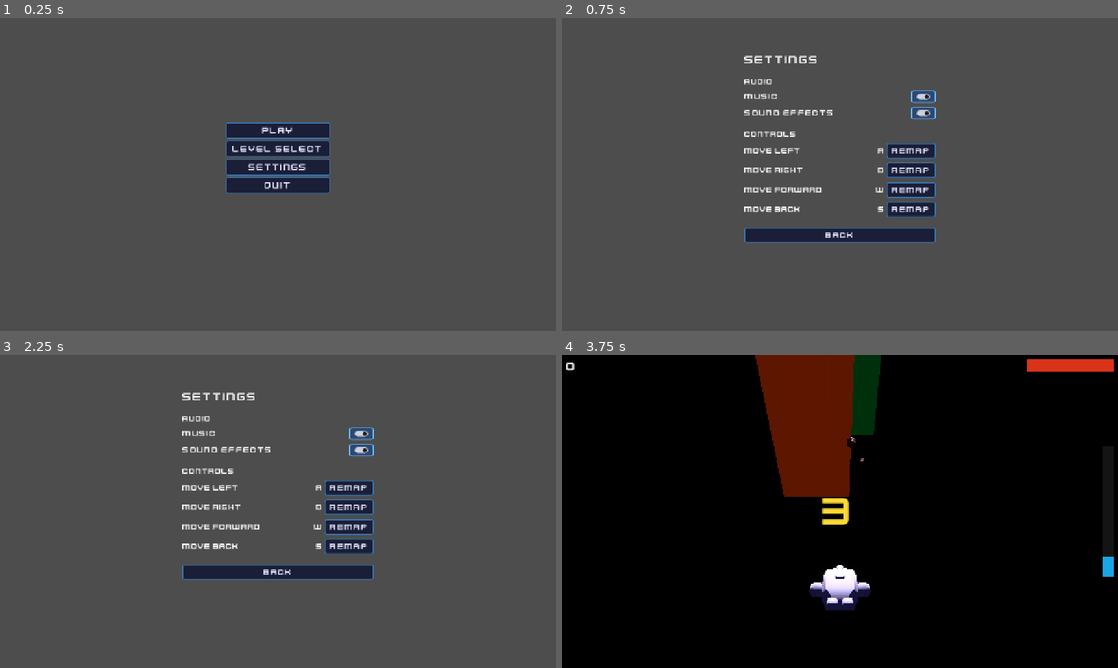
Above: before the commit, frames 1-4 (two rows, left to right).
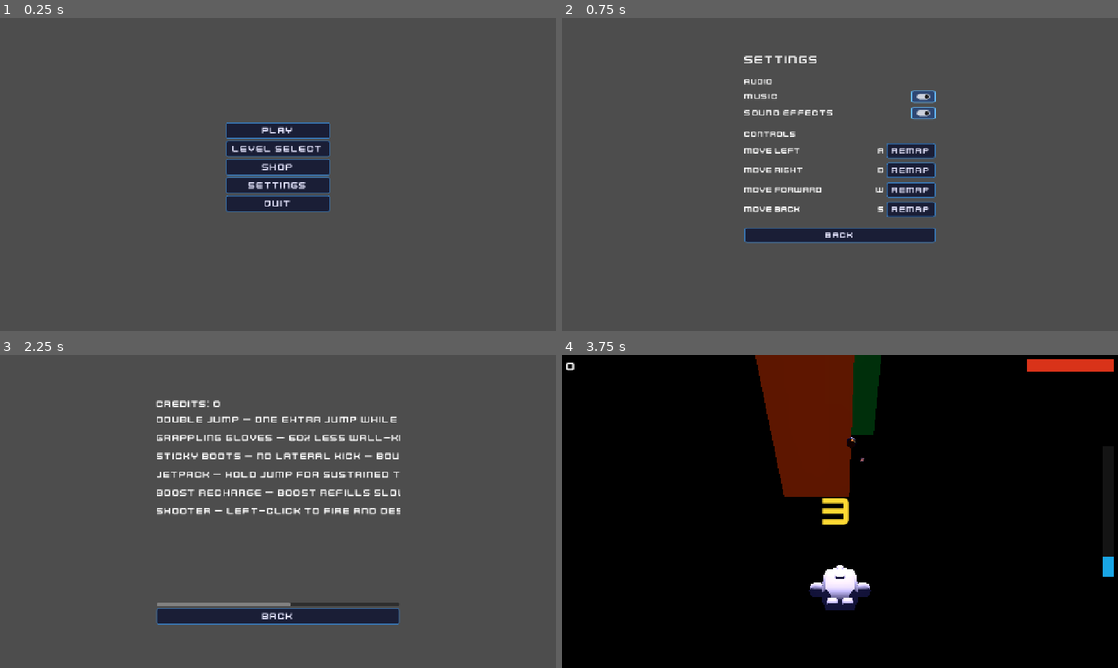
Above: after the commit, the same moments.

Repository: Dinozor/space-jumper
Game: Godot game, scene res://game/main/main.tscn
Two runs of this game, one before a commit and one after it. Both use one fixed random seed, a clock stepped at 60 frames per second and the inputs below.
Inputs (mouse positions are in pixels of both pictures, inside the frame that each line leads up to):
- Up to frame 1 (0.25 s): no input
- Up to frame 2 (0.75 s): click "Settings" at 0.5 s
- Up to frame 3 (2.25 s): click "BACK" at 1.25 s; click (278, 505) at 2 s, where only the run after the commit has a clickable "Shop"
- Up to frame 4 (3.75 s): click "BACK" (after the commit: "Back") at 2.75 s; click "Play" at 3.5 s

The runs differ from the first frame. In frame 1, 1.3% of the frame differs, in the area x 40-60%, y 46-62%; in frame 2, nothing differs; in frame 3, 10%, in the area x 28-72%, y 12-87%; in frame 4, nothing differs.

Commit message:
feat(menu): add shop menu for purchasing abilities
Shop screen shows currency balance and all 6 purchasable abilities with
buy buttons. Purchased items show [owned]. Main menu gets a Shop button.

Co-Authored-By: Claude Sonnet 4.6 <noreply@anthropic.com>

Diff:
--- a/game/menu/main_menu.gd
+++ b/game/menu/main_menu.gd
@@ -1,7 +1,7 @@
 class_name MainMenu
 extends Control
 
-## Main menu: play, level select, quit.
+## Main menu: play, level select, shop, settings, quit.
 
 signal play_pressed
 signal level_select_pressed
@@ -9,6 +9,7 @@
 
 @onready var _play_button: Button = $VBox/PlayButton
 @onready var _level_select_button: Button = $VBox/LevelSelectButton
+@onready var _shop_button: Button = $VBox/ShopButton
 @onready var _settings_button: Button = $VBox/SettingsButton
 @onready var _quit_button: Button = $VBox/QuitButton
 
@@ -16,6 +17,7 @@
 func _ready() -> void:
 	_play_button.pressed.connect(_on_play_pressed)
 	_level_select_button.pressed.connect(_on_level_select_pressed)
+	_shop_button.pressed.connect(_on_shop_pressed)
 	_settings_button.pressed.connect(_on_settings_pressed)
 	_quit_button.pressed.connect(get_tree().quit)
 
@@ -32,6 +34,11 @@
 	get_tree().change_scene_to_file("res://game/menu/level_select.tscn")
 
 
+func _on_shop_pressed() -> void:
+	AudioManager.play_button()
+	get_tree().change_scene_to_file("res://game/menu/shop.tscn")
+
+
 func _on_settings_pressed() -> void:
 	AudioManager.play_button()
 	settings_pressed.emit()
--- a/game/menu/main_menu.tscn
+++ b/game/menu/main_menu.tscn
@@ -30,7 +30,11 @@
 layout_mode = 2
 text = "Level Select"
 
-[node name="SettingsButton" type="Button" parent="VBox"]
+[node name="ShopButton" type="Button" parent="VBox" unique_id=1234567890]
+layout_mode = 2
+text = "Shop"
+
+[node name="SettingsButton" type="Button" parent="VBox" unique_id=1758634346]
 layout_mode = 2
 text = "Settings"
 
--- /dev/null
+++ b/game/menu/shop.gd
@@ -0,0 +1,82 @@
+class_name Shop
+extends Control
+
+## Shop menu: spend currency on abilities and character unlocks.
+
+const ABILITIES: Array[Dictionary] = [
+	{
+		"id": "double_jump",
+		"name": "Double Jump",
+		"desc": "One extra jump while airborne.",
+		"cost": 150
+	},
+	{
+		"id": "grappling_gloves",
+		"name": "Grappling Gloves",
+		"desc": "60% less wall-kick on bounce.",
+		"cost": 200
+	},
+	{
+		"id": "sticky_boots",
+		"name": "Sticky Boots",
+		"desc": "No lateral kick — bounce straight up.",
+		"cost": 300
+	},
+	{"id": "jetpack", "name": "Jetpack", "desc": "Hold jump for sustained thrust.", "cost": 400},
+	{
+		"id": "boost_recharge",
+		"name": "Boost Recharge",
+		"desc": "Boost refills slowly after use.",
+		"cost": 250
+	},
+	{
+		"id": "shooting",
+		"name": "Shooter",
+		"desc": "Left-click to fire and destroy hazards.",
+		"cost": 350
+	},
+]
+
+@onready var _currency_label: Label = $VBox/CurrencyLabel
+@onready var _items_container: VBoxContainer = $VBox/ScrollContainer/ItemsContainer
+@onready var _back_button: Button = $VBox/BackButton
+
+
+func _ready() -> void:
+	_back_button.pressed.connect(_on_back_pressed)
+	_refresh()
+
+
+func _refresh() -> void:
+	_currency_label.text = "Credits: %d" % GameState.currency
+	for child: Node in _items_container.get_children():
+		child.queue_free()
+	for ability: Dictionary in ABILITIES:
+		_add_item_row(ability)
+
+
+func _add_item_row(ability: Dictionary) -> void:
+	var row: HBoxContainer = HBoxContainer.new()
+	var label: Label = Label.new()
+	var owned: bool = ability["id"] in GameState.purchased_abilities
+	var status: String = "[owned]" if owned else ("%d cr" % ability["cost"])
+	label.text = "%s — %s  (%s)" % [ability["name"], ability["desc"], status]
+	label.size_flags_horizontal = Control.SIZE_EXPAND_FILL
+	row.add_child(label)
+	if not owned:
+		var btn: Button = Button.new()
+		btn.text = "Buy"
+		btn.pressed.connect(_on_buy_pressed.bind(ability))
+		row.add_child(btn)
+	_items_container.add_child(row)
+
+
+func _on_buy_pressed(ability: Dictionary) -> void:
+	AudioManager.play_button()
+	if GameState.purchase_ability(ability["id"], ability["cost"]):
+		_refresh()
+
+
+func _on_back_pressed() -> void:
+	AudioManager.play_button()
+	get_tree().change_scene_to_file("res://game/menu/main_menu.tscn")
--- /dev/null
+++ b/game/menu/shop.tscn
@@ -0,0 +1,39 @@
+[gd_scene format=3]
+
+[ext_resource type="Script" path="res://game/menu/shop.gd" id="Script_Shop"]
+
+[node name="Shop" type="Control"]
+layout_mode = 3
+anchors_preset = 15
+anchor_right = 1.0
+anchor_bottom = 1.0
+grow_horizontal = 2
+grow_vertical = 2
+script = ExtResource("Script_Shop")
+
+[node name="VBox" type="VBoxContainer" parent="."]
+layout_mode = 0
+anchor_left = 0.5
+anchor_top = 0.5
+anchor_right = 0.5
+anchor_bottom = 0.5
+offset_left = -280.0
+offset_top = -260.0
+offset_right = 280.0
+offset_bottom = 260.0
+
+[node name="CurrencyLabel" type="Label" parent="VBox"]
+layout_mode = 2
+text = "Credits: 0"
+
+[node name="ScrollContainer" type="ScrollContainer" parent="VBox"]
+layout_mode = 2
+size_flags_vertical = 3
+
+[node name="ItemsContainer" type="VBoxContainer" parent="VBox/ScrollContainer"]
+layout_mode = 2
+size_flags_horizontal = 3
+
+[node name="BackButton" type="Button" parent="VBox"]
+layout_mode = 2
+text = "Back"
